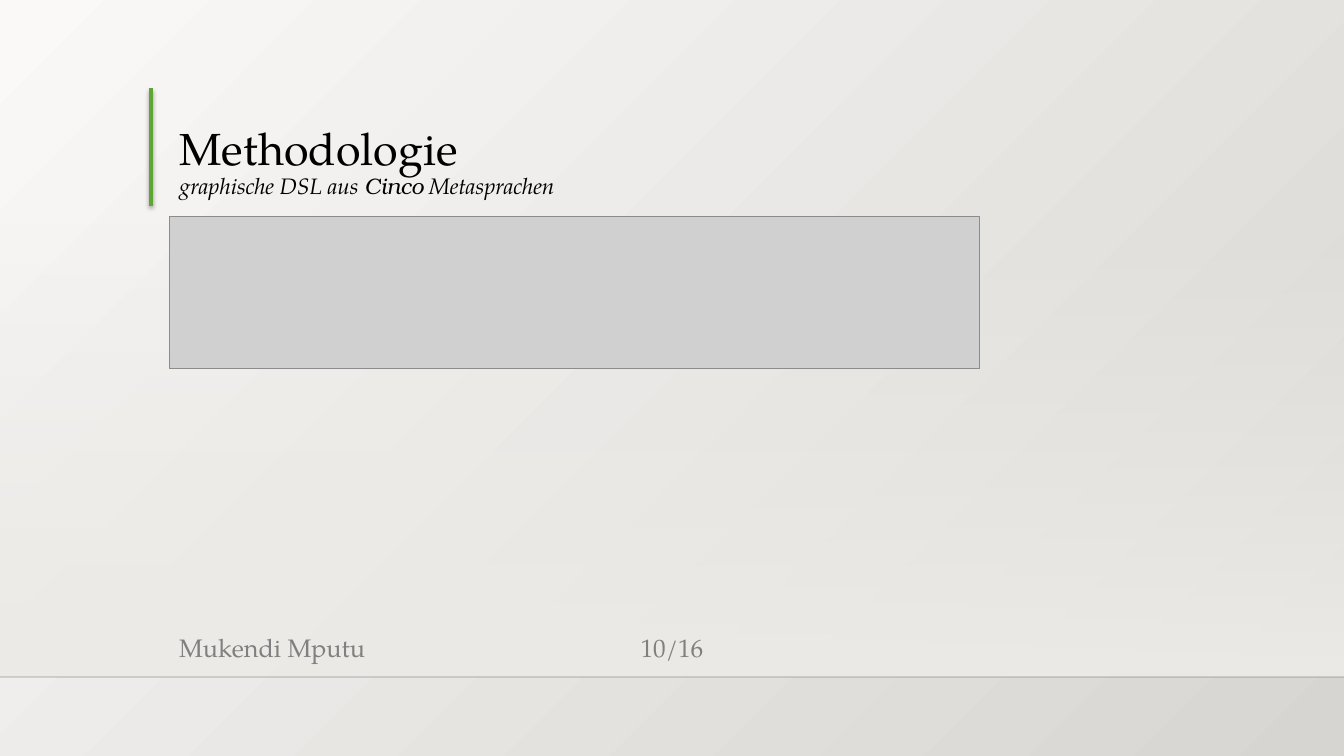
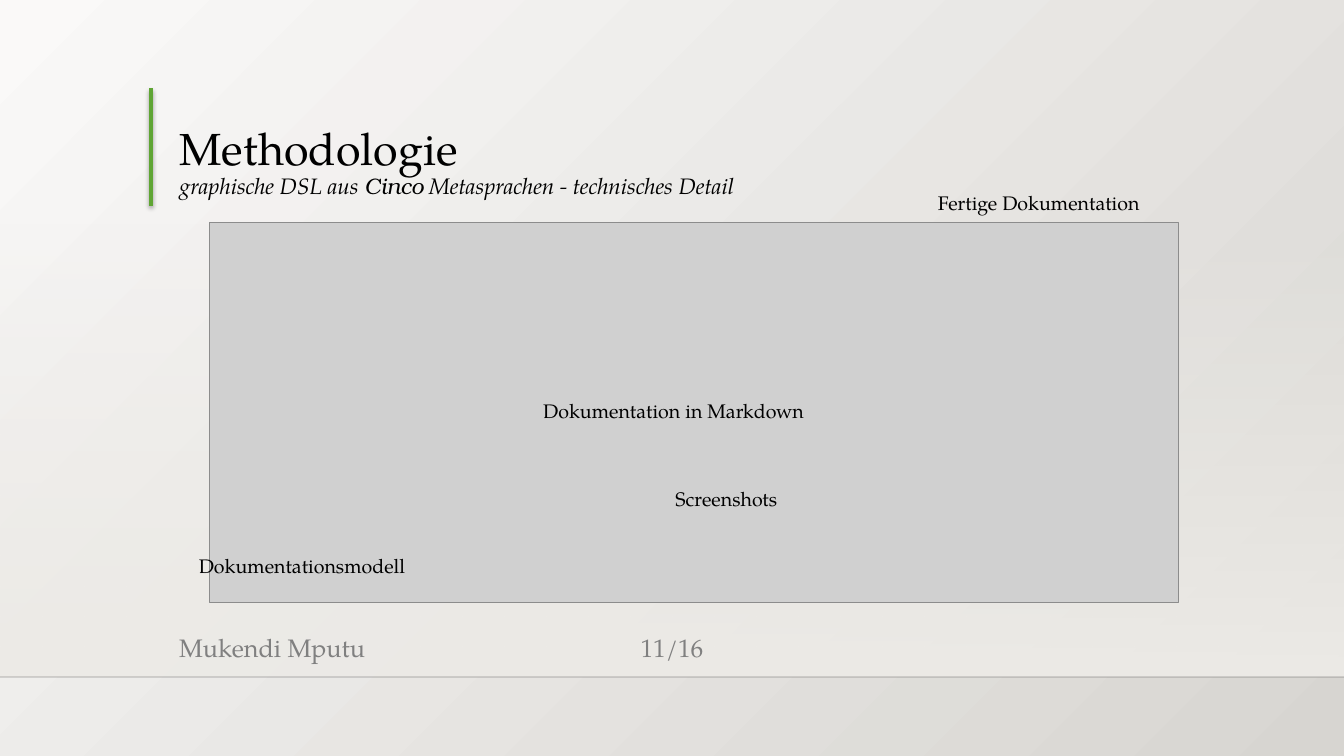
Before and after one commit to MukendiMputu/BachelorThesis, a slide deck: slide 11 of Abschlussvortrag.pptx (slide 10 before the commit). Drawn at 1344x756 pixels with LibreOffice and Linux fonts; fonts in the diff are those of the drawing; grey boxes stand for pictures; background and template pictures are left out. Boxes give left, top, right and bottom in pixels: in the first picture for what was removed or moved away, otherwise in the second. Text is boxed around its words. In the diff, an @@ line names an element or a change of style, - is before the commit and + after.

Commit message:
adds images and updates presentation

```diff
--- a/Abschlussvortrag.pptx
+++ b/Abschlussvortrag.pptx
@@ title at <box>179,132,735,200</box>: text changed @@
-Methodologie
-graphische DSL aus Cinco Metasprachen
+Methodologie
+graphische DSL aus Cinco Metasprachen - technisches Detail
@@ picture removed at <box>169,217,980,368</box> @@
@@ group added at <box>199,196,1179,602</box>: 4 texts, 1 picture @@
+Dokumentationsmodell
+Fertige Dokumentation
+Dokumentation in Markdown
+Screenshots
@@ page number at <box>641,639,704,661</box>: text changed @@
-10/16
+11/16
```
Also in this commit, not shown: 2 other slides changed, 1 slide added, 7 other files.
